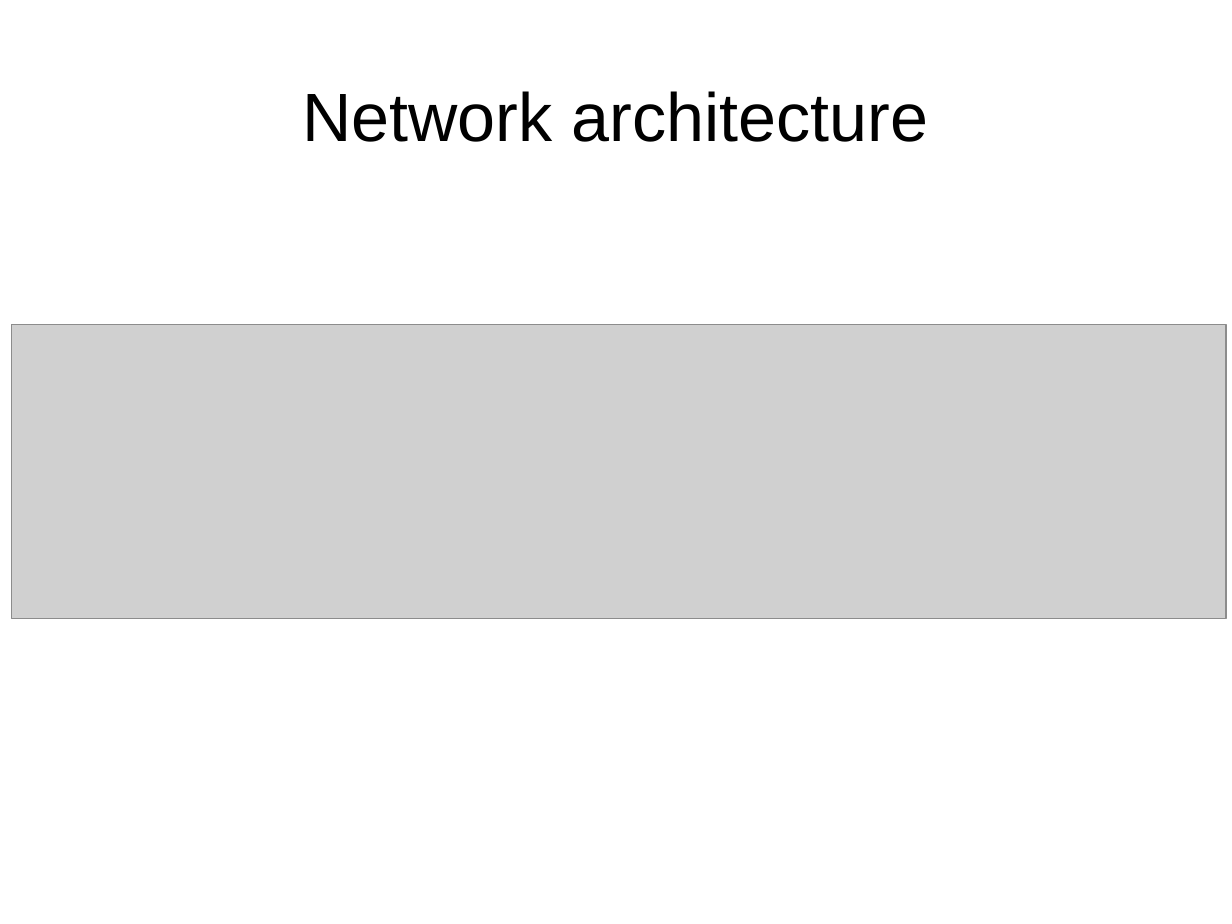
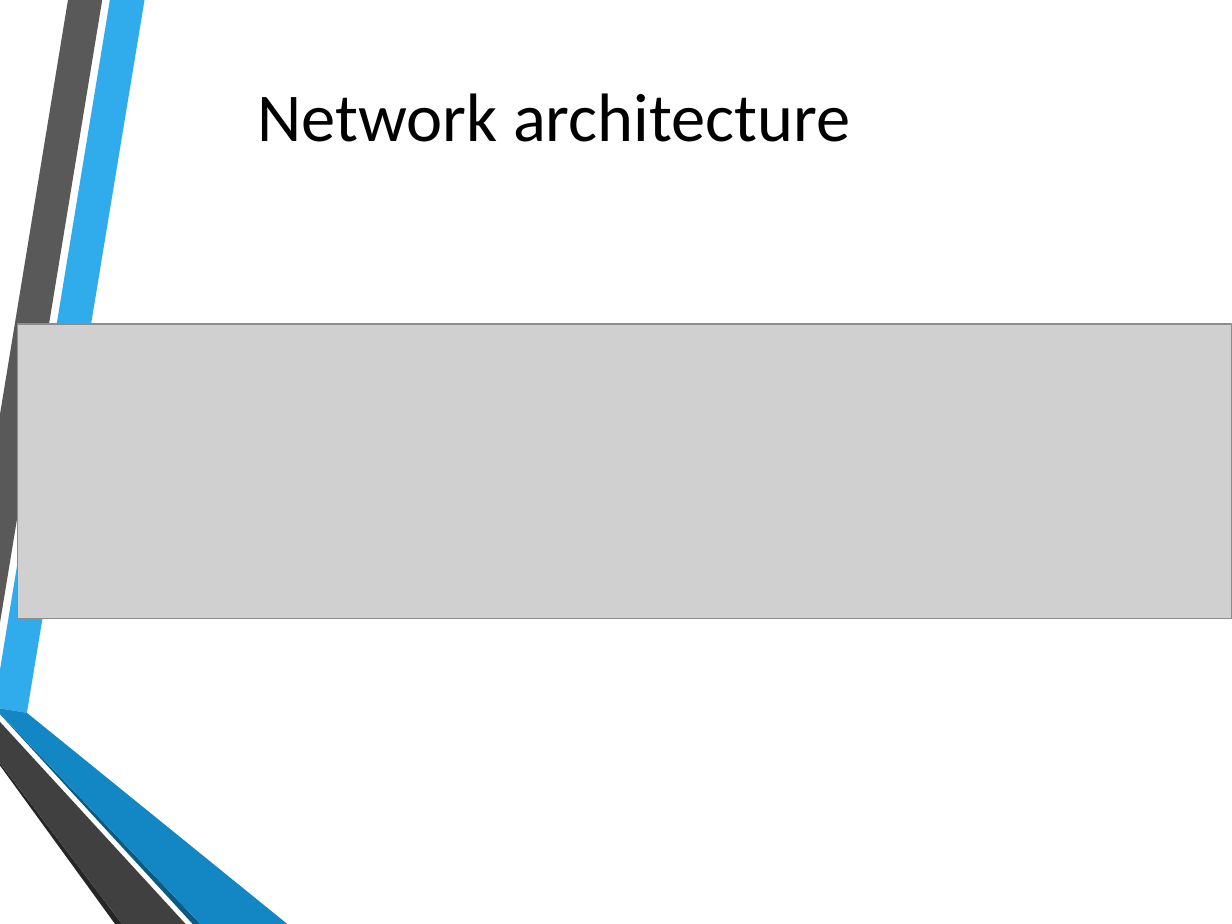
Before and after one commit to linhlevandlu/Presentation, a slide deck: slide 7 of EDMI/comite_suivi/3e anne/comite_suivi_3nd.odp. Drawn at 1232x924 pixels with LibreOffice and Linux fonts; fonts in the diff are those of the drawing; grey boxes stand for pictures; background and template pictures are left out. Boxes give left, top, right and bottom in pixels: in the first picture for what was removed or moved away, otherwise in the second. Text is boxed around its words. In the diff, an @@ line names an element or a change of style, - is before the commit and + after.

```diff
--- a/EDMI/comite_suivi/3e anne/comite_suivi_3nd.odp
+++ b/EDMI/comite_suivi/3e anne/comite_suivi_3nd.odp
@@ title "Network architecture": place and size @@
-title "Network architecture" at (302,91,929,142)
+title "Network architecture" at (257,93,850,142)
@@ title "Network architecture" at (257,93,850,142): size 44 to 44.1 pt, font Arial to Calibri @@
@@ picture: place and size @@
-picture at (11,324,1226,618)
+picture at (17,324,1232,618)
@@ group added at (0,0,287,924): 6 freeform shapes @@
```
Also in this commit, not shown: 17 other slides changed, 1 other file.
